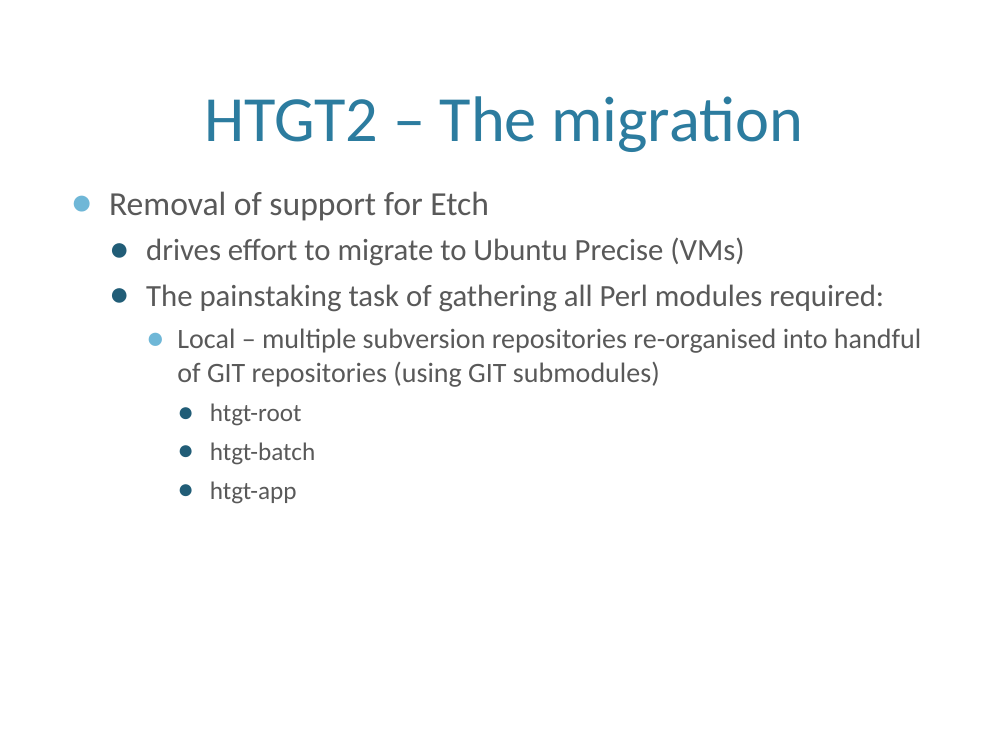
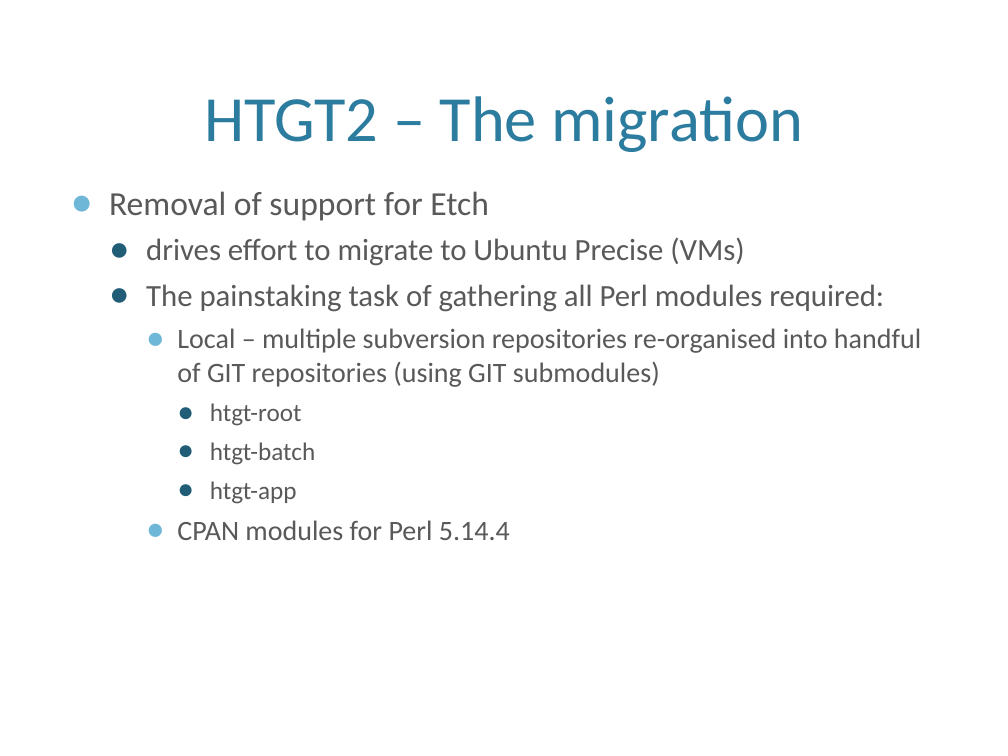
Before and after one commit to htgt/Docs, a slide deck: slide 5 of IMG-2015.pptx (slide 4 before the commit). Drawn at 1008x756 pixels with LibreOffice and Linux fonts; fonts in the diff are those of the drawing; background and template pictures are left out. Boxes give left, top, right and bottom in pixels: in the first picture for what was removed or moved away, otherwise in the second. Text is boxed around its words. In the diff, an @@ line names an element or a change of style, - is before the commit and + after.

```diff
--- a/IMG-2015.pptx
+++ b/IMG-2015.pptx
@@ text at bbox=[177, 520, 510, 540]: paragraph added @@
+    ● CPAN modules for Perl 5.14.4
```
Also in this commit, not shown: 4 other slides changed, 8 slides added.
